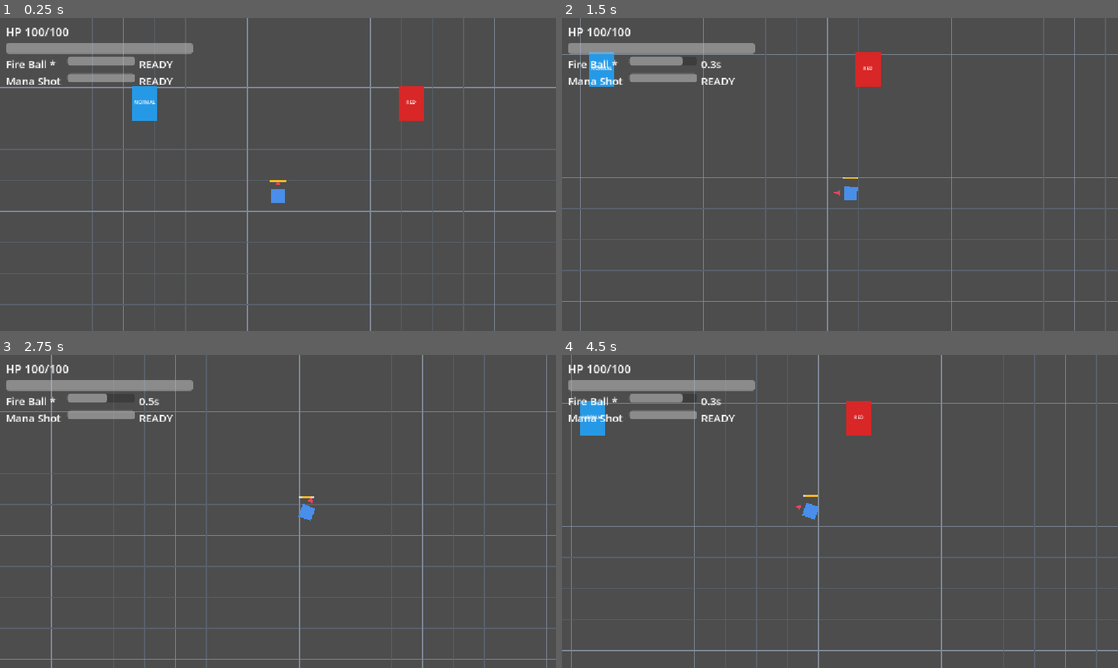
Above: before the commit, frames 1-4 (two rows, left to right).
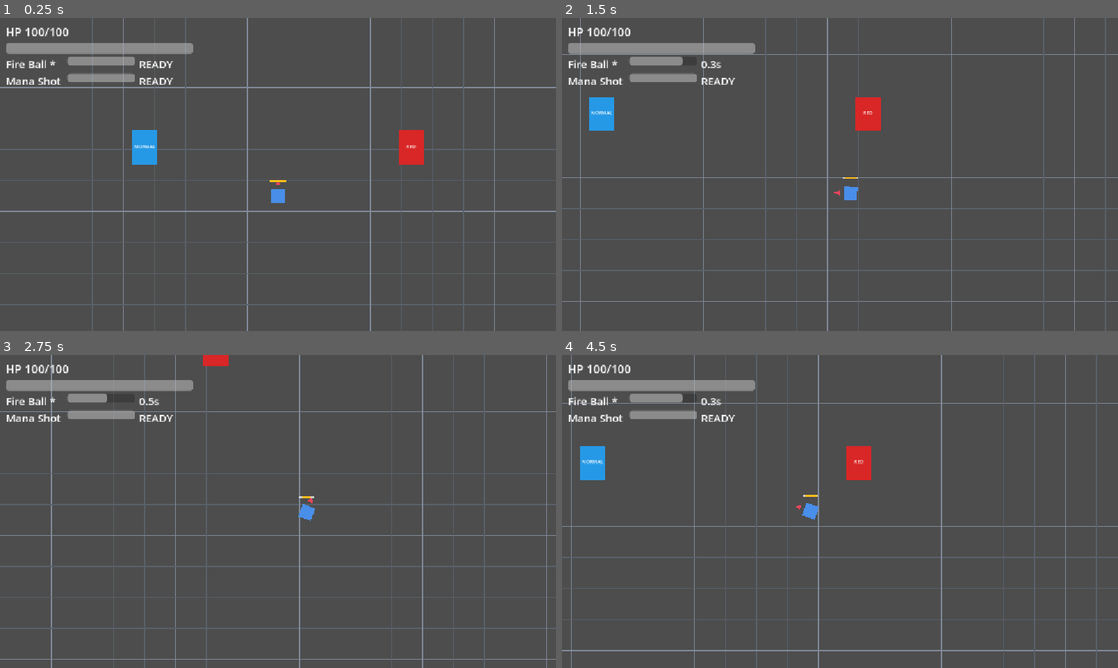
Above: after the commit, the same moments.

Repository: BestestGameStudio/gangU
Game: Godot game, scene res://scenes/main.tscn
Same seed, same stepped clock (60 frames per second), same inputs: the game is played once before the commit and once after it.
Inputs (mouse positions are in pixels of both pictures, inside the frame that each line leads up to):
- Up to frame 1 (0.25 s): no input
- Up to frame 2 (1.5 s): move the mouse to (962, 158) at 0.52 s; hold D (move_right) 0.53-1.28 s; hold Space (cast) 0.53-1.28 s; move the mouse to (728, 190) at 1.27 s; hold S (move_down) from 1.28 s (still down); tap Space (cast) at 1.35 s
- Up to frame 3 (2.75 s): move the mouse to (333, 442) at 2.02 s; release S (move_down) at 2.03 s; hold D (move_right) from 2.03 s (still down); hold Space (cast) from 2.03 s (still down)
- Up to frame 4 (4.5 s): move the mouse to (812, 574) at 2.77 s; release D (move_right) at 2.78 s; release Space (cast) at 2.78 s; hold W (move_up) 2.78-3.53 s; tap Space (cast) at 2.85, 4.35 s; move the mouse to (1006, 558) at 3.52 s; hold Space (cast) 3.53-4.28 s; hold A (move_left) from 3.53 s (still down); move the mouse to (673, 464) at 4.27 s

The runs differ from the first frame. In frame 1, 2.0% of the frame differs, in the area x 23-77%, y 21-47%; in frame 2, 2.0%; in frame 3, 0.2%; in frame 4, 2.0%.

Commit message:
Adjust gate positions in hub scene

Diff:
--- a/scenes/hub.tscn
+++ b/scenes/hub.tscn
@@ -16,10 +16,10 @@
 position = Vector2(576, 480)
 
 [node name="GateNormal" parent="." instance=ExtResource("2")]
-position = Vector2(300, 288)
+position = Vector2(300, 380)
 target_dungeon = ExtResource("3")
 
 [node name="GateRed" parent="." instance=ExtResource("2")]
-position = Vector2(852, 288)
+position = Vector2(852, 380)
 gate_type = 1
 target_dungeon = ExtResource("4")
